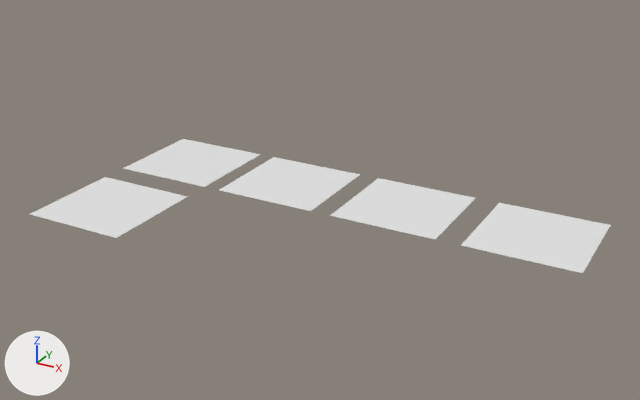
Two versions of the FBX model assets/game-maps/terrain-blocks-2km.fbx, one commit apart.
Both versions are drawn from a 50 mm camera at (7014.0, -19143.0, 6569.0) aimed at (-30.0, -6336.0, 165.0). Arrows for +X, +Y and +Z are at lower left; the lights stay in place. The older version comes first.

Objects in the first picture: 'LOD-0', 'LOD-1', 'LOD-2', 'LOD-3', 'water'.
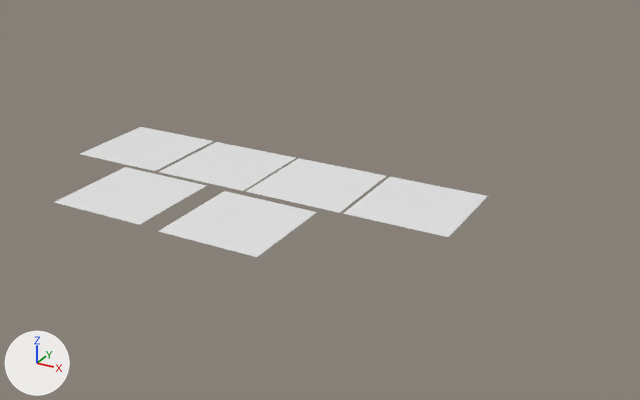
The change, as a list of edits to the scene's bpy script:
```text
Add me_grid_066:
    me_grid_066.from_pydata([(-1000.0, -1000.0, 0.0), (1000.0, -1000.0, 0.0), (-1000.0, 1000.0, 0.0), (1000.0, 1000.0, 0.0)], [], [(1, 2, 0), (1, 3, 2)])
Change ob_lod_1:
    ob_lod_1.location: (-1116.0, -5525.0, 0.0) -> (-2687.0, -5336.0, 0.0)
Change ob_lod_0:
    ob_lod_0.location: (-3438.0, -5525.0, 0.0) -> (-4772.0, -5336.0, 0.0)
Change ob_lod_3:
    ob_lod_3.location: (3720.0, -5525.0, 0.0) -> (1437.0, -5336.0, 0.0)
Change ob_lod_2:
    ob_lod_2.location: (1272.0, -5525.0, 0.0) -> (-633.0, -5336.0, 0.0)
Change ob_water:
    ob_water.location: (-3438.0, -8047.0, 0.0) -> (-3438.0, -7447.0, 0.0)
Add ob_square:
    ob_square = bpy.data.objects.new('square', me_grid_066)
    ob_square.location = (-994.0, -7503.0, 0.0)
```

Location of each change, [x1, y1, x2, y2] in pixels of the pictures (640 x 400 px):
'LOD-3', moved: before [461, 203, 611, 273]; after [343, 177, 487, 237]
'LOD-2', moved: before [330, 178, 475, 239]; after [245, 158, 386, 213]
'LOD-1', moved: before [220, 157, 360, 211]; after [159, 142, 295, 191]
'water', moved: before [30, 177, 188, 238]; after [54, 167, 206, 225]
'square', added: after [159, 191, 317, 257]
'LOD-0', moved: before [124, 139, 260, 187]; after [80, 127, 213, 171]
